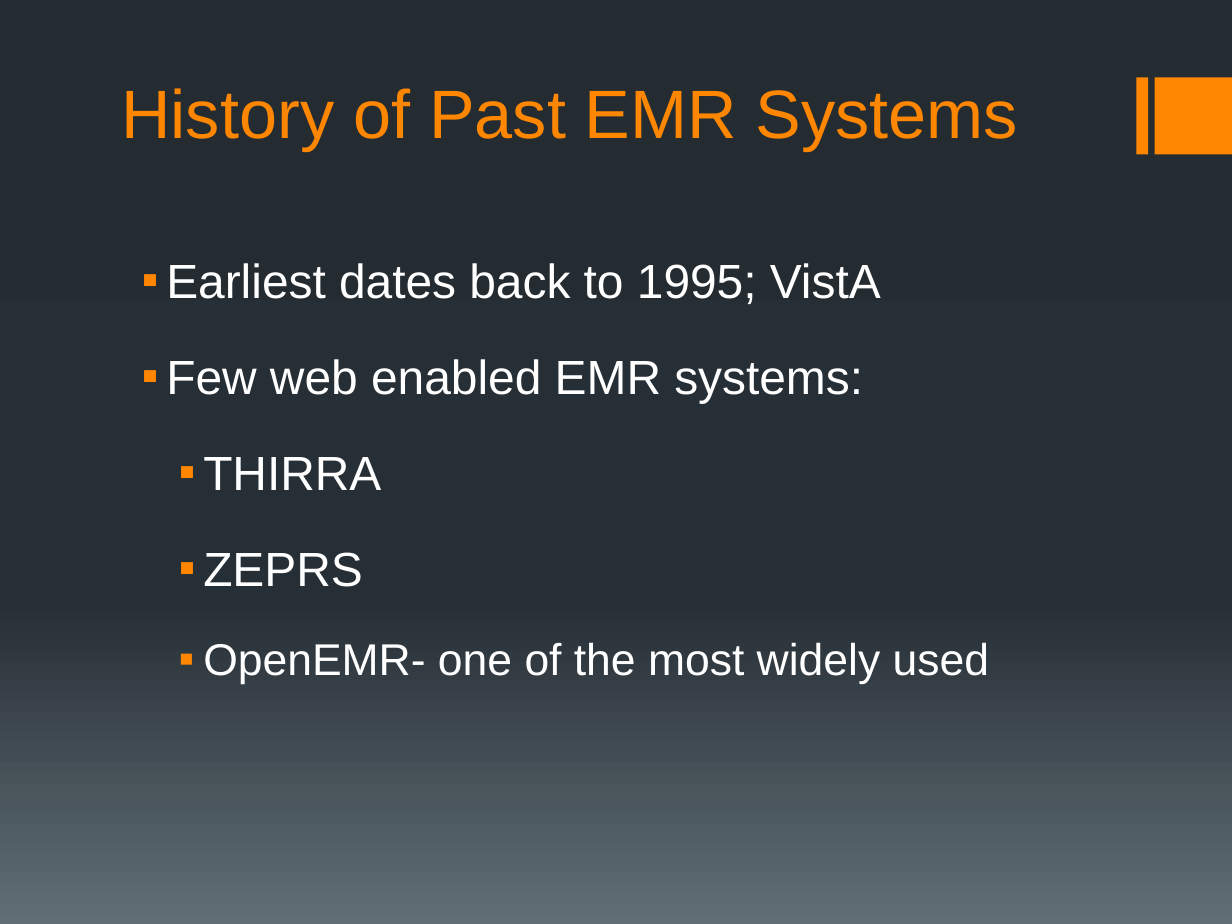
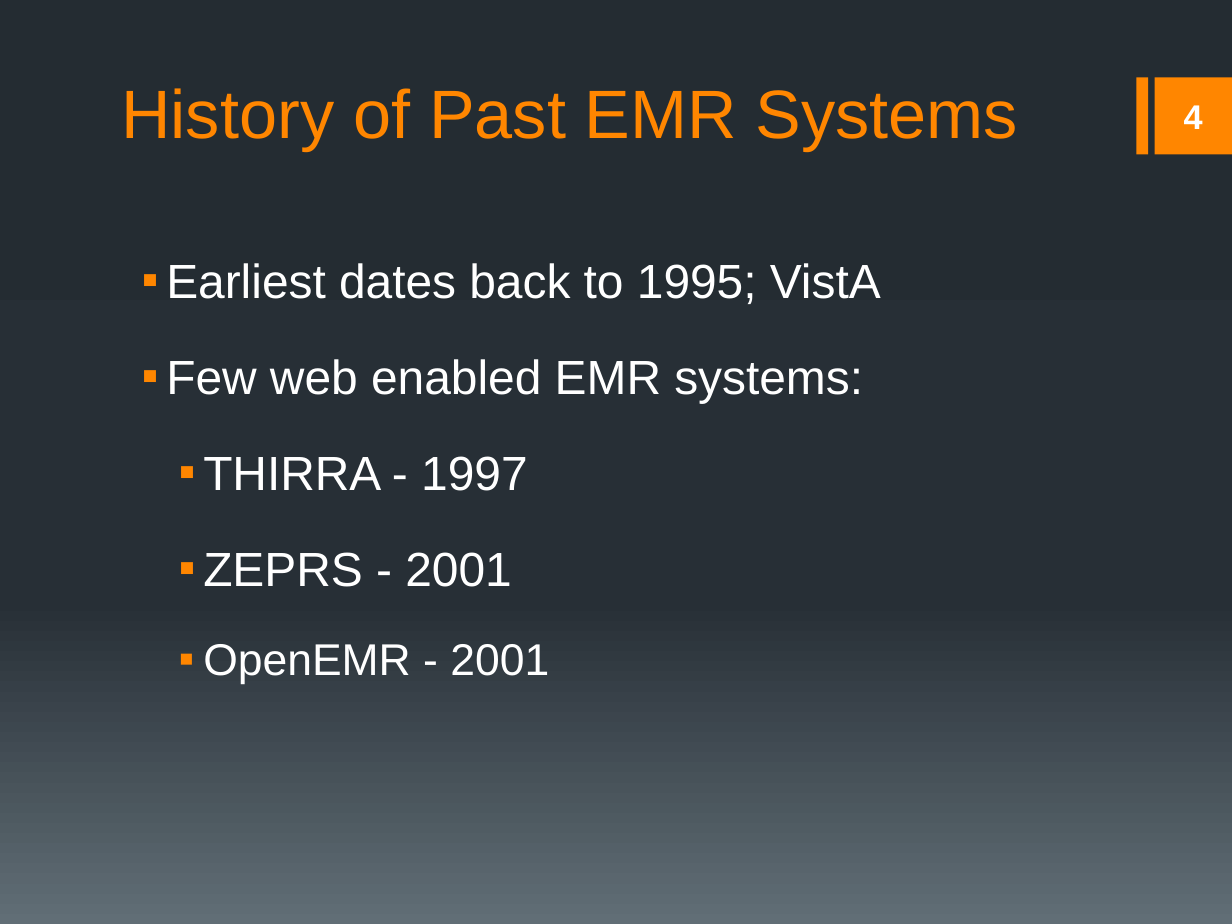
Before and after one commit to rmkane/semrs, a slide deck: slide 4 of MidTerm/Midterm_presentation_SEMRS.pptx. Drawn at 1232x924 pixels with LibreOffice and Linux fonts; fonts in the diff are those of the drawing. Boxes give left, top, right and bottom in pixels: in the first picture for what was removed or moved away, otherwise in the second. Text is boxed around its words. In the diff, an @@ line names an element or a change of style, - is before the commit and + after.

```diff
--- a/MidTerm/Midterm_presentation_SEMRS.pptx
+++ b/MidTerm/Midterm_presentation_SEMRS.pptx
@@ page number added at box(1184, 105, 1203, 129), 20 pt, text #FFFFFF, bold @@
+4
@@ text at box(203, 456, 549, 685): text changed; size 26 to 28 pt @@
-  ▪ THIRRA
-  ▪ ZEPRS
-  ▪ OpenEMR- one of the most widely used
+  ▪ THIRRA - 1997
+  ▪ ZEPRS - 2001
+  ▪ OpenEMR - 2001
```
Also in this commit, not shown: 8 other slides changed.
